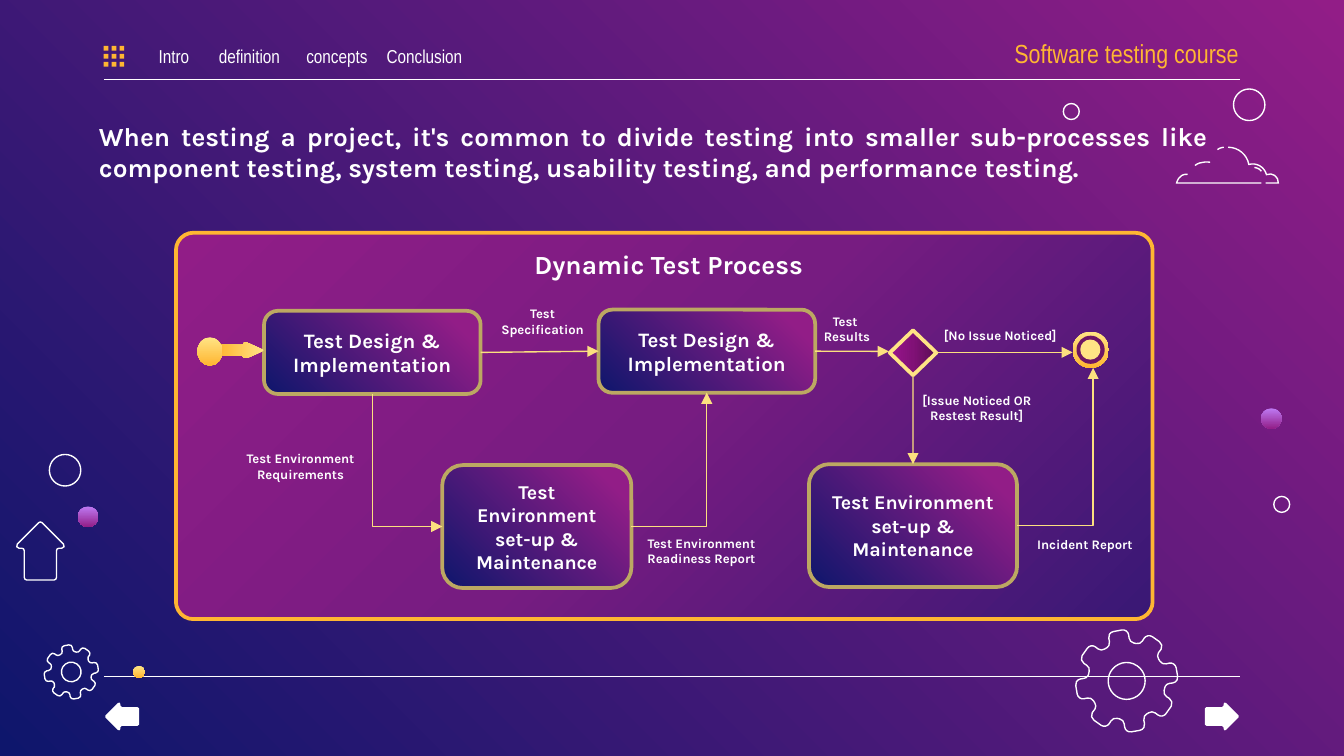
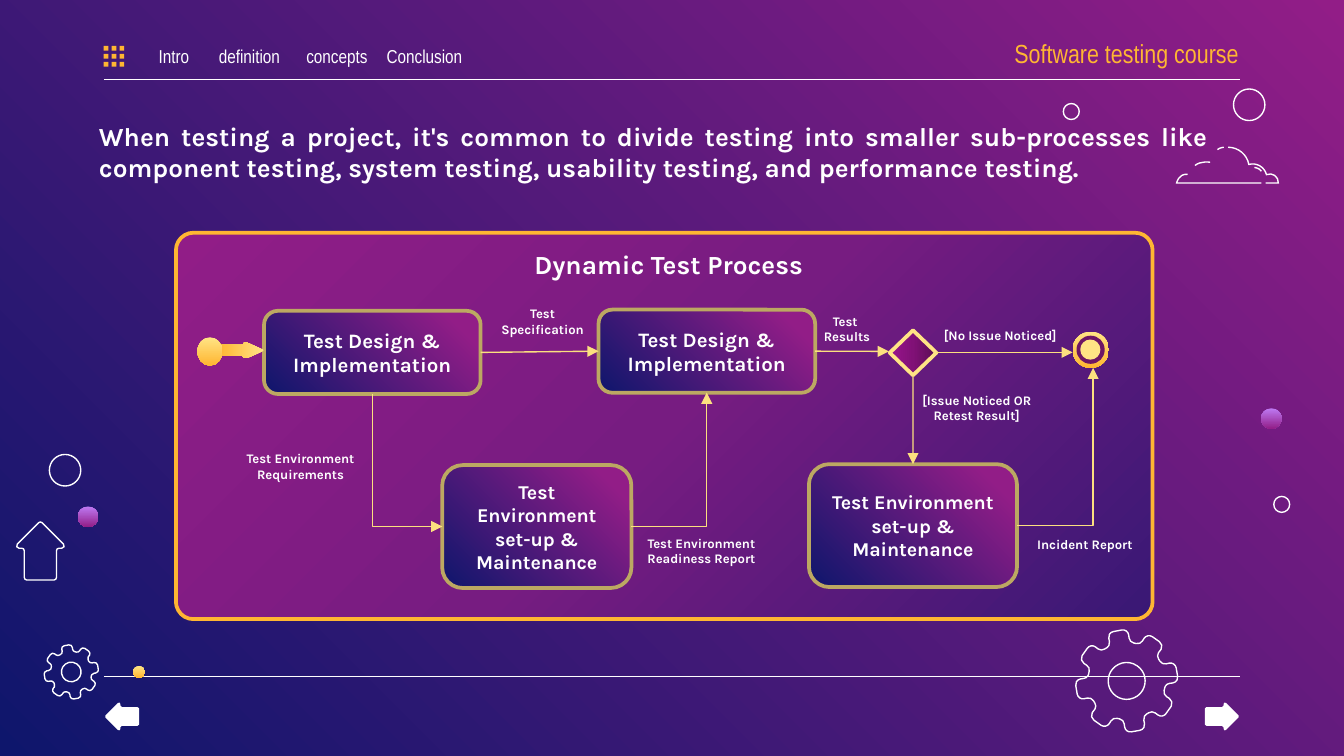
Before and after one commit to alihassanisokhtehsaraei/IEEE29119, a slide deck: slide 23 of project.pptx. Drawn at 1344x756 pixels with LibreOffice and Linux fonts; fonts in the diff are those of the drawing. Boxes give left, top, right and bottom in pixels: in the first picture for what was removed or moved away, otherwise in the second. Text is boxed around its words. In the diff, an @@ line names an element or a change of style, - is before the commit and + after.

```diff
--- a/project.pptx
+++ b/project.pptx
@@ text at [934,409,1020,422]: text changed @@
-Restest Result]
+Retest Result]
```
Also in this commit, not shown: 2 other slides changed.
